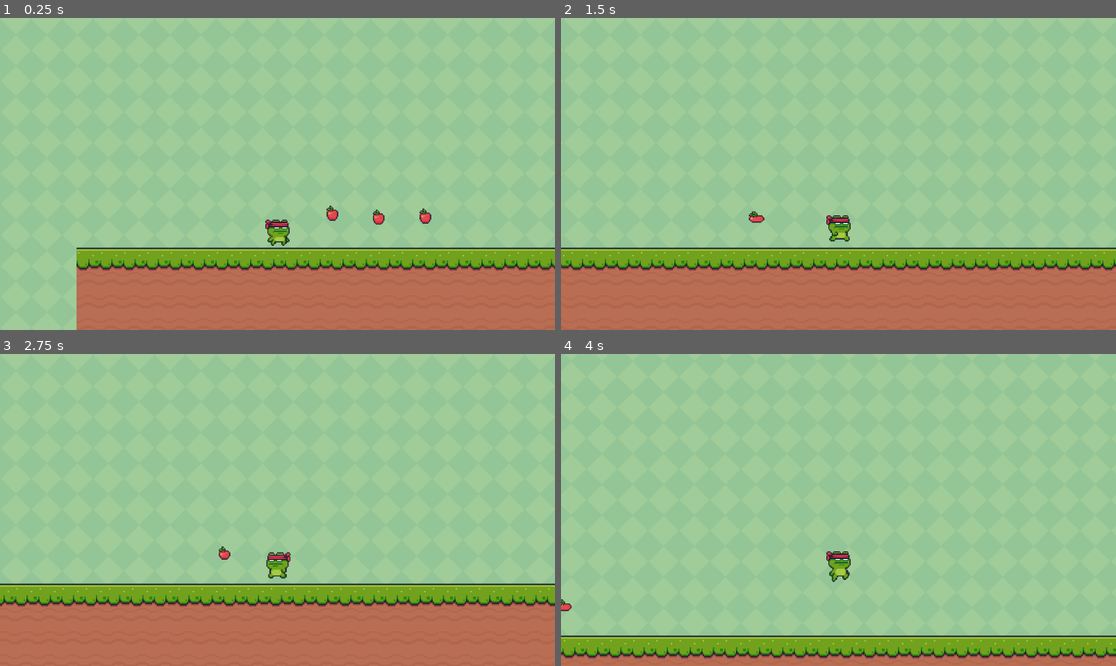
Above: before the commit, frames 1-4 (two rows, left to right).
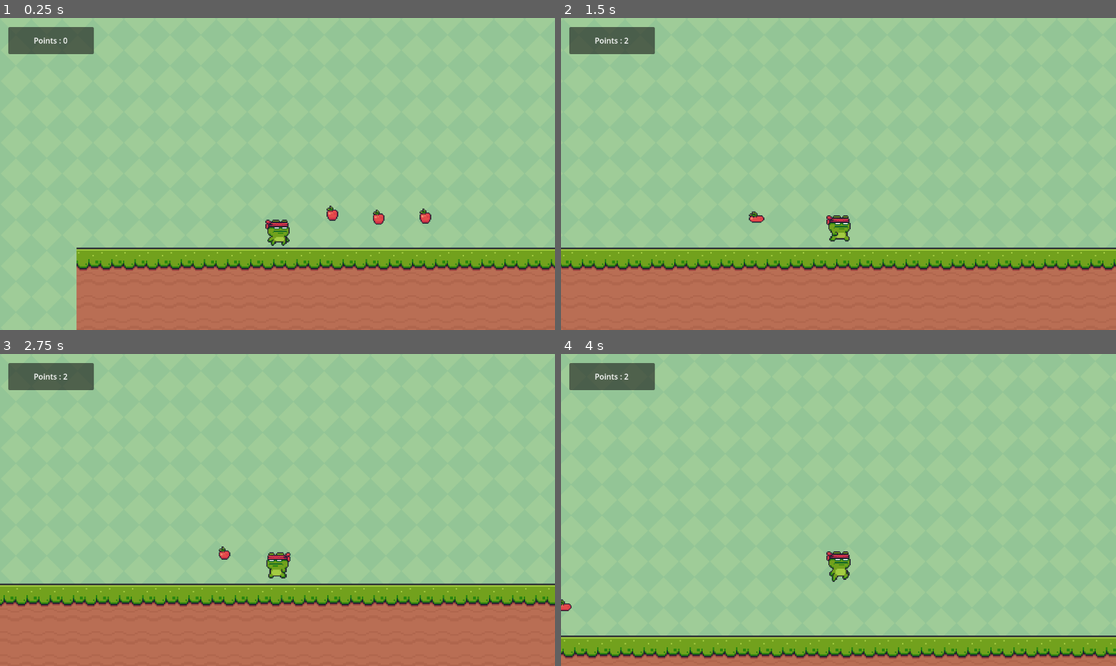
Above: after the commit, the same moments.

Repository: Juxyo/platformer_AI
Game: Godot game, scene res://main.tscn
The game is run twice, just before and just after one commit, with the same random seed, the same clock (stepped at 60 frames per second) and the same inputs.
Inputs:
- Up to frame 1 (0.25 s): no input
- Up to frame 2 (1.5 s): hold Right (right) from 0.53 s (still down); tap Space (jump) at 0.77 s
- Up to frame 3 (2.75 s): tap Space (jump) at 1.52 s; release Right (right) at 2.03 s; hold Left (left) from 2.03 s (still down)
- Up to frame 4 (4 s): release Left (left) at 2.78 s; hold Right (right) from 2.78 s (still down); tap Space (jump) at 3.02, 3.77 s

The runs differ from the first frame. In frame 1, 1.3% of the frame differs, in the area x 1-17%, y 2-12%; in frame 2, 1.3%; in frame 3, 1.3%; in frame 4, 1.3%.

Commit message:
Points system

Diff:
--- a/Scenes/apple.gd
+++ b/Scenes/apple.gd
@@ -1,6 +1,8 @@
 extends Area2D
 
 @onready var game_manager = %GameManager
+
+
 
 
 func _on_body_entered(body):
--- a/game_manager.gd
+++ b/game_manager.gd
@@ -1,6 +1,8 @@
 extends Node
+@onready var points_label = %PointsLabel
 
 var points = 0
 
 func add_point():
 	points += 1
+	points_label.text = "Points : " + str(points)
--- /dev/null
+++ b/label.gd
@@ -0,0 +1,4 @@
+extends Label
+
+
+var points = 0
--- a/main.tscn
+++ b/main.tscn
@@ -589,7 +589,13 @@
 
 [node name="Node" type="Node"]
 
-[node name="TextureRect" type="TextureRect" parent="."]
+[node name="GameManager" type="Node" parent="."]
+unique_name_in_owner = true
+script = ExtResource("5_qx8rm")
+
+[node name="GameScenes" type="Node" parent="."]
+
+[node name="TextureRect" type="TextureRect" parent="GameScenes"]
 texture_filter = 1
 anchors_preset = 15
 anchor_right = 1.0
@@ -603,7 +609,7 @@
 texture = ExtResource("1_3oxou")
 stretch_mode = 1
 
-[node name="TileMap" type="TileMap" parent="."]
+[node name="TileMap" type="TileMap" parent="GameScenes"]
 texture_filter = 1
 position = Vector2(-1, -4)
 scale = Vector2(3, 3)
@@ -611,26 +617,43 @@
 format = 2
 layer_0/tile_data = PackedInt32Array(786432, 458752, 0, 851968, 458752, 1, 917504, 458752, 1, 786433, 458752, 0, 851969 …(8140 unchanged characters)…
 
-[node name="CharacterBody2D" parent="." instance=ExtResource("3_wd54f")]
+[node name="CharacterBody2D" parent="GameScenes" instance=ExtResource("3_wd54f")]
 position = Vector2(-6, 7)
 
-[node name="Camera2D" type="Camera2D" parent="CharacterBody2D"]
+[node name="Camera2D" type="Camera2D" parent="GameScenes/CharacterBody2D"]
 position = Vector2(422, 368)
 
-[node name="GameManager" type="Node" parent="."]
+[node name="Collectibles" type="Node" parent="GameScenes"]
+
+[node name="Area2D" parent="GameScenes/Collectibles" instance=ExtResource("4_i22px")]
+position = Vector2(528, 502)
+
+[node name="Area2D2" parent="GameScenes/Collectibles" instance=ExtResource("4_i22px")]
+position = Vector2(624, 510)
+
+[node name="Area2D3" parent="GameScenes/Collectibles" instance=ExtResource("4_i22px")]
+position = Vector2(721, 508)
+
+[node name="Finish" parent="GameScenes/Collectibles" instance=ExtResource("6_wvwwx")]
+position = Vector2(4830, 536)
+
+[node name="UI" type="CanvasLayer" parent="."]
+
+[node name="Panel" type="Panel" parent="UI"]
+offset_left = 17.0
+offset_top = 19.0
+offset_right = 195.0
+offset_bottom = 75.0
+
+[node name="PointsLabel" type="Label" parent="UI/Panel"]
 unique_name_in_owner = true
-script = ExtResource("5_qx8rm")
-
-[node name="Collectibles" type="Node" parent="."]
-
-[node name="Area2D" parent="Collectibles" instance=ExtResource("4_i22px")]
-position = Vector2(528, 502)
-
-[node name="Area2D2" parent="Collectibles" instance=ExtResource("4_i22px")]
-position = Vector2(624, 510)
-
-[node name="Area2D3" parent="Collectibles" instance=ExtResource("4_i22px")]
-position = Vector2(721, 508)
-
-[node name="Area2D4" parent="." instance=ExtResource("6_wvwwx")]
-position = Vector2(4830, 536)
+texture_filter = 1
+layout_mode = 1
+anchors_preset = 15
+anchor_right = 1.0
+anchor_bottom = 1.0
+grow_horizontal = 2
+grow_vertical = 2
+text = "Points : 0"
+horizontal_alignment = 1
+vertical_alignment = 1
